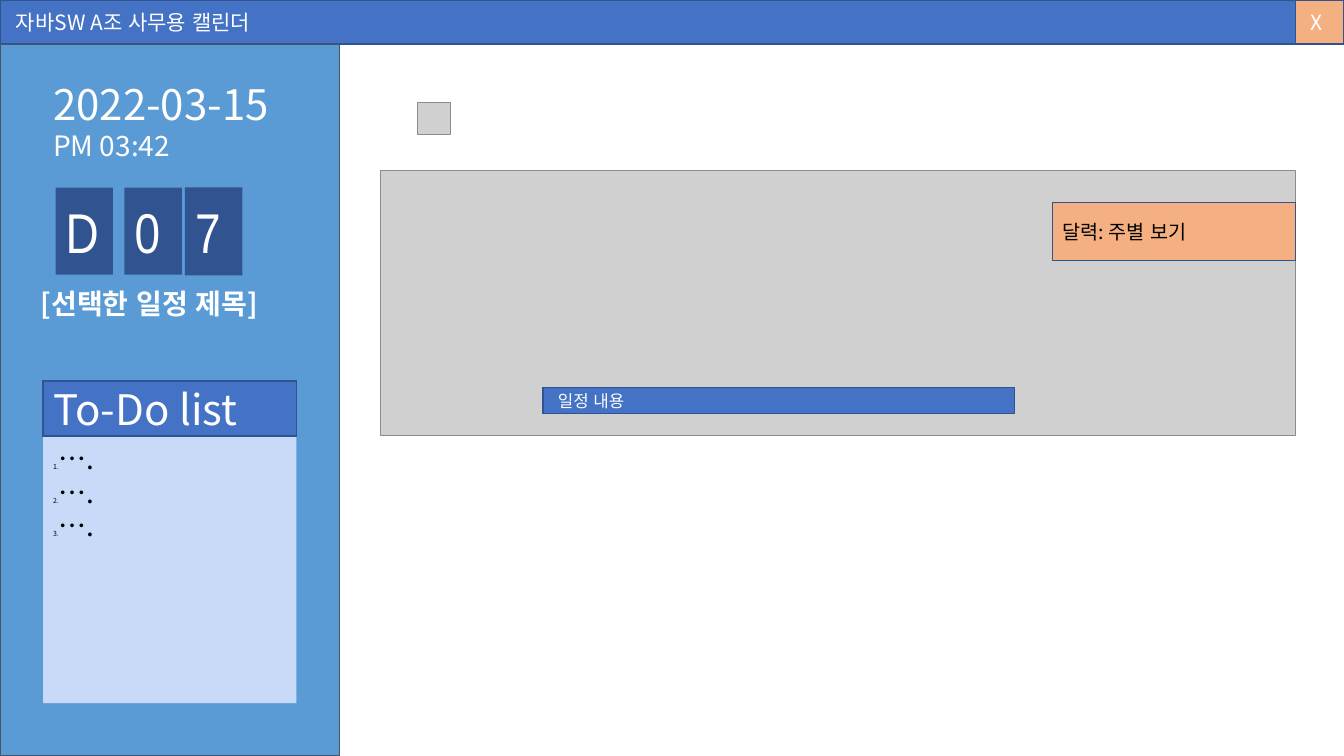
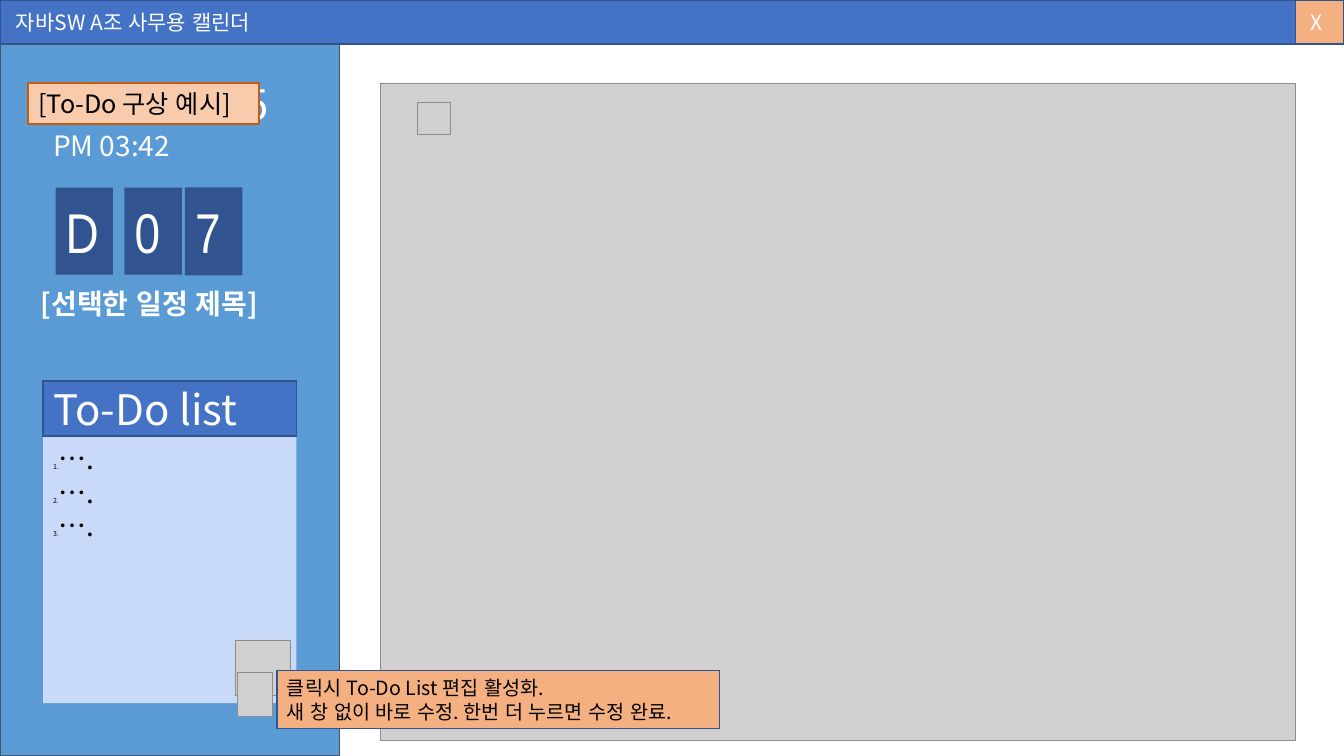
Before and after one commit to AtomicLiquors/java-calendar, a slide deck: slide 7 of 0.참고자료/지난 기획자료/(03.15)자바A조캘린더(수정-2).pptx (slide 6 before the commit). Drawn at 1344x756 pixels with LibreOffice and Linux fonts; fonts in the diff are those of the drawing; grey boxes stand for pictures; background and template pictures are left out. Boxes give left, top, right and bottom in pixels: in the first picture for what was removed or moved away, otherwise in the second. Text is boxed around its words. In the diff, an @@ line names an element or a change of style, - is before the commit and + after.

```diff
--- a/0.참고자료/지난 기획자료/(03.15)자바A조캘린더(수정-2).pptx
+++ b/0.참고자료/지난 기획자료/(03.15)자바A조캘린더(수정-2).pptx
@@ rectangle added at [28, 83, 259, 123], fill #F8CBAD, outline #C55A11 1.5 pt, 18 pt, text #000000 @@
+[To-Do 구상 예시]
@@ picture added at [380, 83, 1296, 740] @@
@@ picture removed at [380, 170, 1296, 436] @@
@@ rectangle removed at [1053, 203, 1296, 260] @@
-달력: 주별 보기
@@ rectangle removed at [543, 387, 1015, 413] @@
-일정 내용
@@ picture added at [235, 640, 289, 695] @@
@@ picture added at [238, 671, 273, 716] @@
@@ rectangle added at [277, 670, 720, 728], fill #F4B081, outline #31538F 1 pt, 14 pt, text #000000 @@
+클릭시 To-Do List 편집 활성화.
+새 창 없이 바로 수정. 한번 더 누르면 수정 완료.
```
Also in this commit, not shown: 6 other slides changed, 2 slides added, 1 slide removed, 4 other files.
